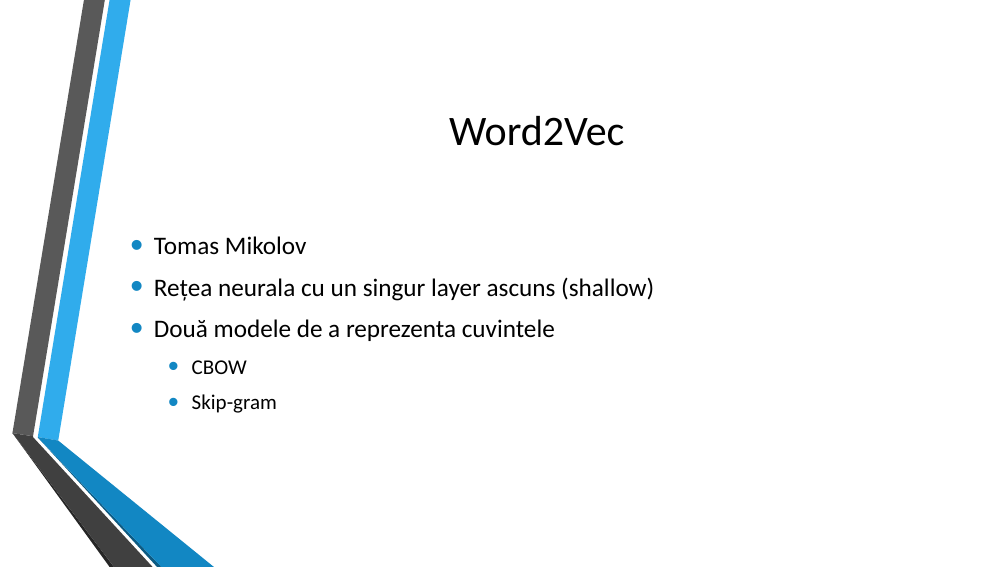
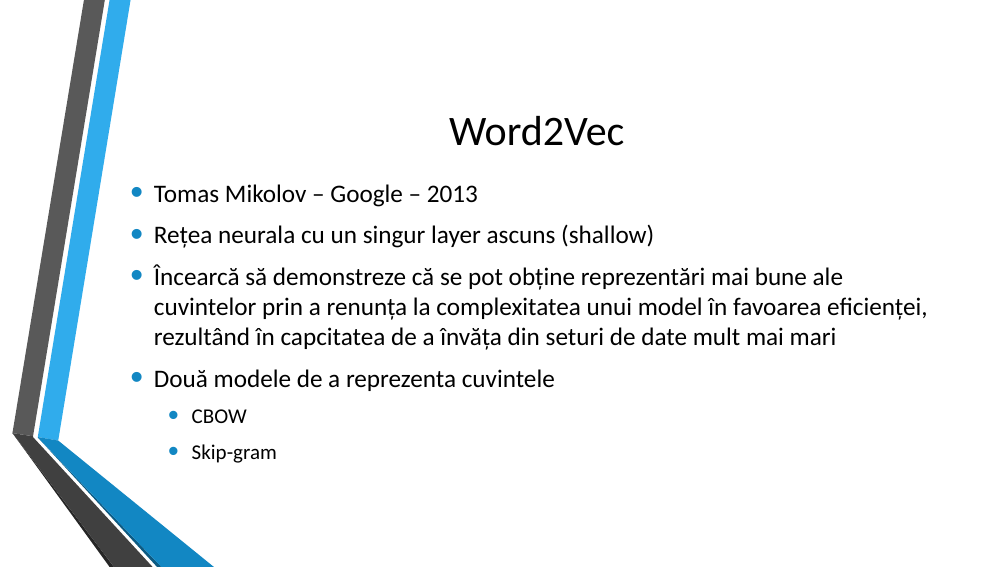
Before and after one commit to mihai2121/dis_2017, a slide deck: slide 2 of Prezentare -Colban Mihai.pptx. Drawn at 1008x567 pixels with LibreOffice and Linux fonts; fonts in the diff are those of the drawing; background and template pictures are left out. Boxes give left, top, right and bottom in pixels: in the first picture for what was removed or moved away, otherwise in the second. Text is boxed around its words. In the diff, an @@ line names an element or a change of style, - is before the commit and + after.

```diff
--- a/Prezentare -Colban Mihai.pptx
+++ b/Prezentare -Colban Mihai.pptx
@@ text "Tomas Mikolov – Google – ...": place and size @@
-text "Tomas Mikolov – Google – ..." at [154,236,654,413]
+text "Tomas Mikolov – Google – ..." at [154,184,927,463]
@@ text at [154,184,478,207]: text changed @@
-• Tomas Mikolov
+• Tomas Mikolov – Google – 2013
@@ text at [154,264,927,350]: paragraph added @@
+• Încearcă să demonstreze că se pot obține reprezentări mai bune ale cuvintelor prin a renunța la complexitatea unui model în favoarea eficienței, rezultând în capcitatea de a învăța din seturi de date mult mai mari
```
Also in this commit, not shown: 5 other slides changed, 1 slide added.
